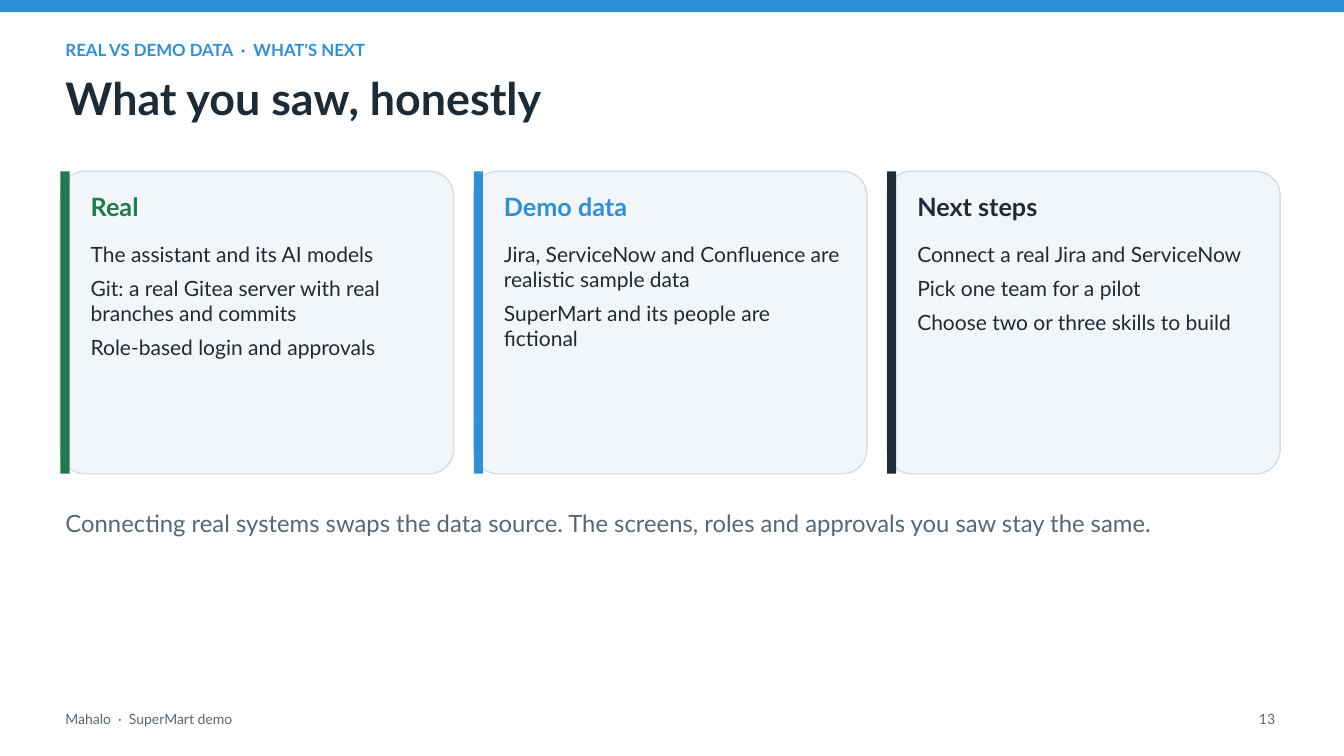
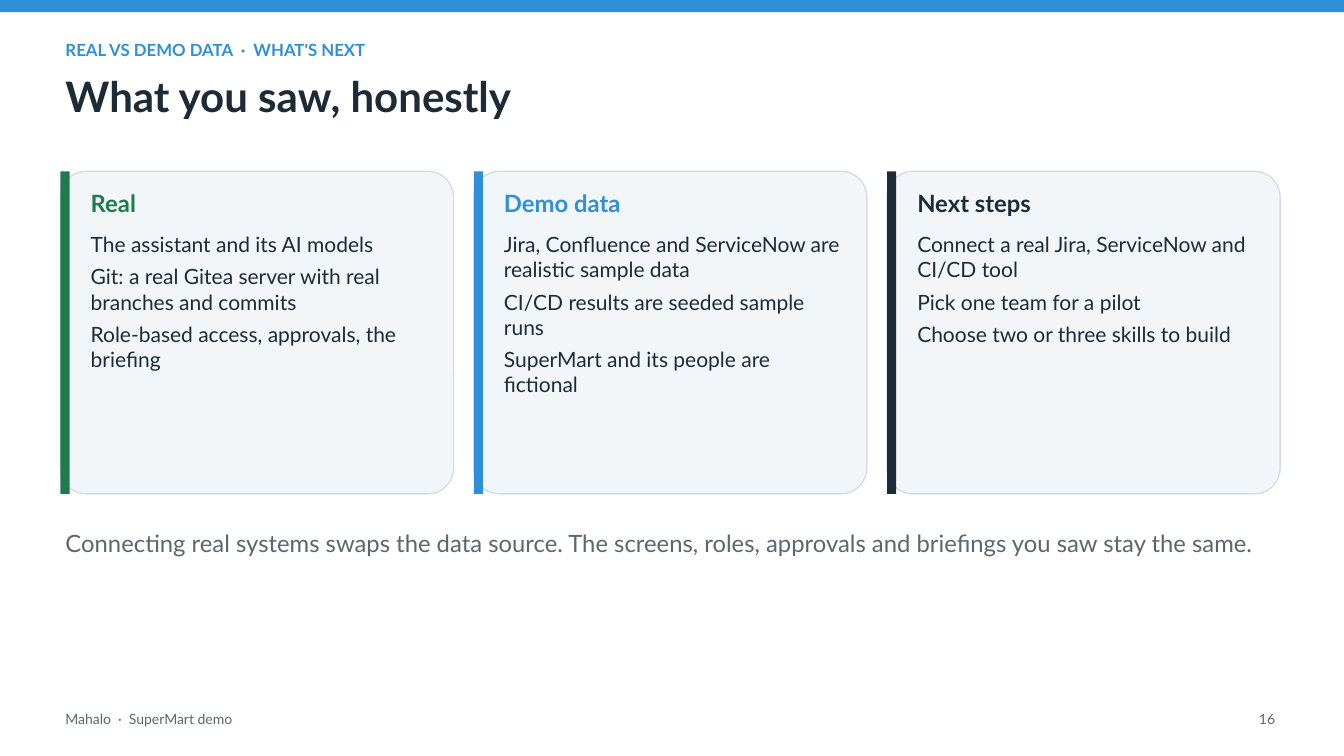
Before and after one commit to tjblavakumar/mahalo-agentcore, a slide deck: slide 16 of docs/Mahalo_SuperMart_Demo.pptx (slide 13 before the commit). Drawn at 1344x756 pixels with LibreOffice and Linux fonts; fonts in the diff are those of the drawing. Boxes give left, top, right and bottom in pixels: in the first picture for what was removed or moved away, otherwise in the second. Text is boxed around its words. In the diff, an @@ line names an element or a change of style, - is before the commit and + after.

Commit message:
docs: deck and demo script follow one feature (PAY-109) end to end with all four personas, CI/CD and the login briefing

```diff
--- a/docs/Mahalo_SuperMart_Demo.pptx
+++ b/docs/Mahalo_SuperMart_Demo.pptx
@@ text "What you saw, honestly" at [65, 80, 511, 119]: size 32 to 30 pt @@
@@ rounded rectangle: place and size @@
-rounded rectangle at [60, 171, 454, 474]
+rounded rectangle at [60, 171, 454, 494]
@@ rectangle: place and size @@
-rectangle at [60, 171, 70, 474]
+rectangle at [60, 171, 70, 494]
@@ rounded rectangle: place and size @@
-rounded rectangle at [474, 171, 867, 474]
+rounded rectangle at [474, 171, 867, 494]
@@ rectangle: place and size @@
-rectangle at [474, 171, 483, 474]
+rectangle at [474, 171, 483, 494]
@@ rounded rectangle: place and size @@
-rounded rectangle at [887, 171, 1280, 474]
+rounded rectangle at [887, 171, 1280, 494]
@@ rectangle: place and size @@
-rectangle at [887, 171, 896, 474]
+rectangle at [887, 171, 896, 494]
@@ size 18 to 17 pt in 3 elements at [91, 194, 136, 212], [504, 194, 620, 212], [917, 194, 1031, 216] @@
@@ text "The assistant and its AI ...": place and size @@
-text "The assistant and its AI ..." at [91, 246, 380, 359]
+text "The assistant and its AI ..." at [91, 236, 396, 371]
@@ text at [91, 236, 380, 310]: less space between paragraphs @@
@@ text "Jira, Confluence and ServiceNow are ...": place and size @@
-text "Jira, Confluence and ServiceNow are ..." at [504, 246, 840, 346]
+text "Jira, Confluence and ServiceNow are ..." at [504, 236, 840, 392]
@@ text at [504, 236, 840, 335]: text changed @@
-Jira, ServiceNow and Confluence are realistic sample data
+Jira, Confluence and ServiceNow are realistic sample data
+CI/CD results are seeded sample runs
@@ text "Connect a real Jira, ServiceNow ...": place and size @@
-text "Connect a real Jira, ServiceNow ..." at [917, 246, 1241, 330]
+text "Connect a real Jira, ServiceNow ..." at [917, 236, 1246, 342]
@@ text at [917, 236, 1246, 278]: text changed @@
-Connect a real Jira and ServiceNow
+Connect a real Jira, ServiceNow and CI/CD tool
@@ text at [917, 294, 1231, 342]: less space between paragraphs @@
@@ text at [91, 326, 396, 371]: text changed @@
-Role-based login and approvals
+Role-based access, approvals, the briefing
@@ text at [504, 351, 770, 392]: less space between paragraphs @@
@@ text at [65, 534, 1252, 557]: text changed @@
-Connecting real systems swaps the data source. The screens, roles and approvals you saw stay the same.
+Connecting real systems swaps the data source. The screens, roles, approvals and briefings you saw stay the same.
@@ text at [1259, 714, 1275, 724]: text changed @@
-13
+16
```
Also in this commit, not shown: 9 other slides changed, 5 slides added, 2 slides removed, 5 other files.
